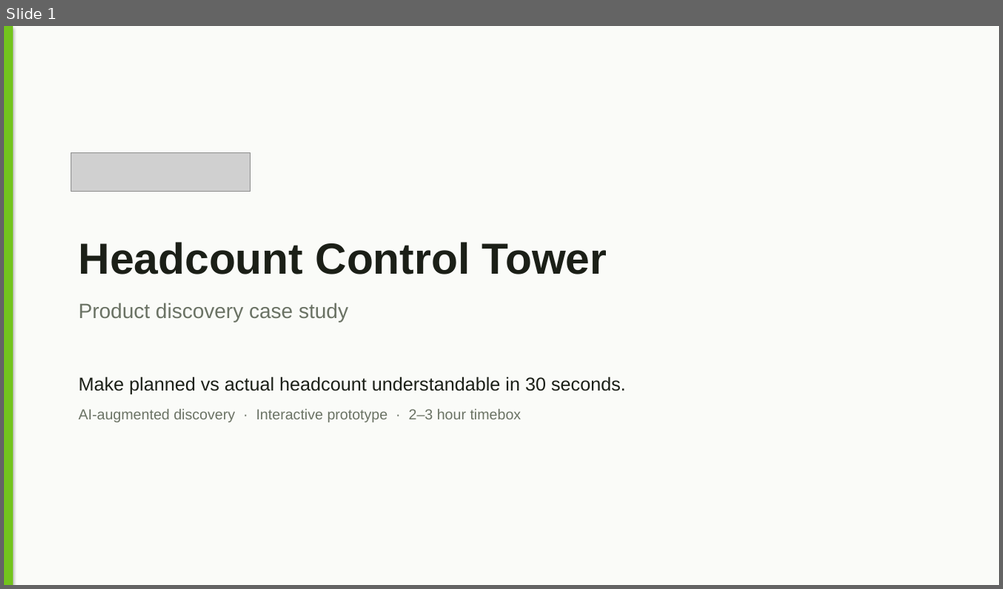
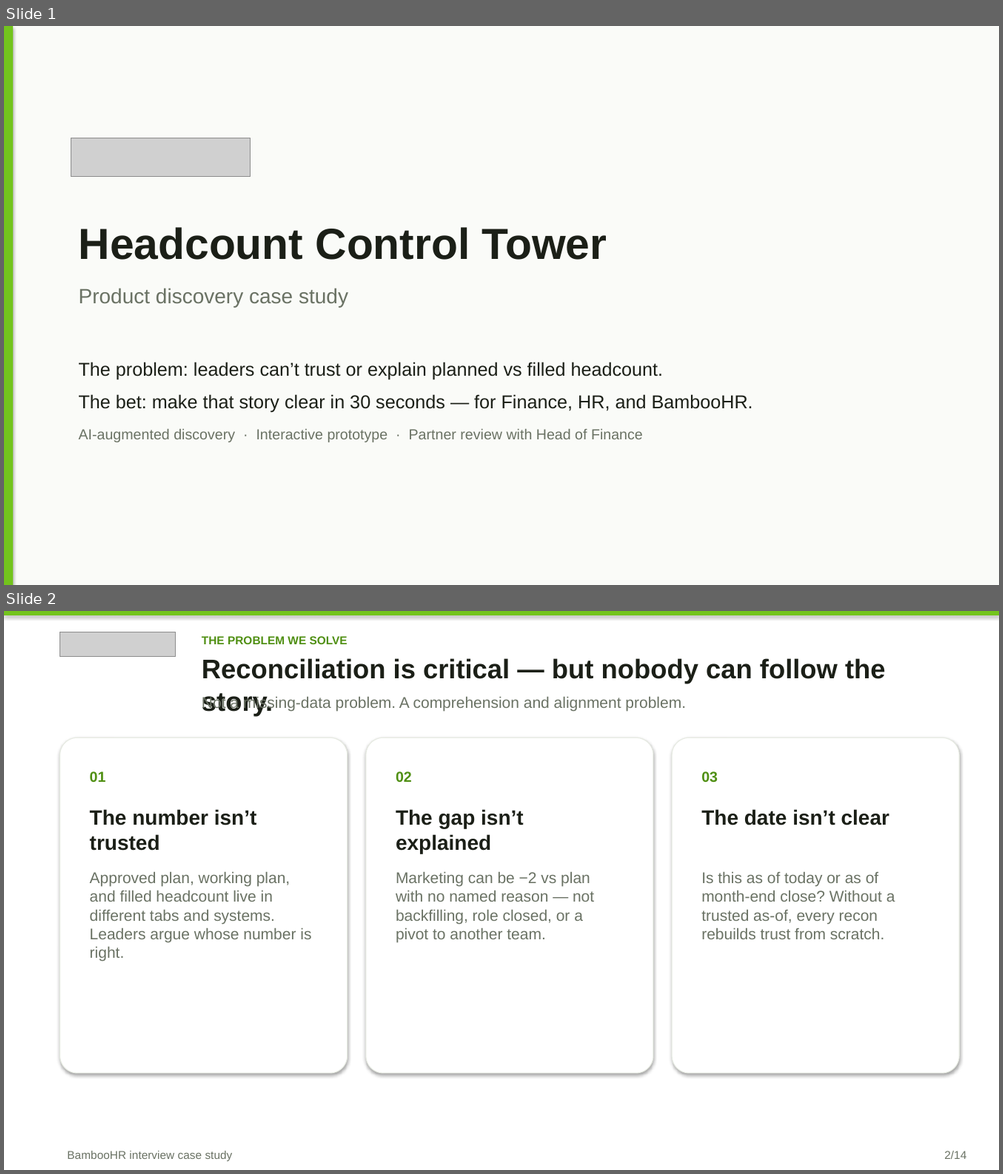
Before and after one commit to Brigdawg/Headcount-Reconciliation, a slide deck: deck/Headcount_Control_Tower_Case_Study.pptx. Shown one above the other, each under a label of ours: slide 1 before the commit, slides 1 and 2 after it. The pictures are 1003x589 and 1003x1174 pixels, drawn with LibreOffice and Linux fonts; fonts in the diff are those of the drawing; grey boxes stand for pictures. Boxes give left, top, right and bottom in pixels: in the first picture for what was removed or moved away, otherwise in the second. Text is boxed around its words. In the diff, an @@ line names an element or a change of style, - is before the commit and + after.

Commit message:
Strengthen deck around the problem, client value, and BambooHR value.
Add scrubbed “current spreadsheet” slide, clearer cross-functional process, and market stats focused on HR–Finance cohesion and recon time.

```diff
--- a/deck/Headcount_Control_Tower_Case_Study.pptx
+++ b/deck/Headcount_Control_Tower_Case_Study.pptx
@@ slide 2 added at <box>4,611,999,1170</box>, background #FFFFFF @@
@@ rectangle added at <box>4,611,999,615</box>, fill #73C41D @@
@@ picture added at <box>60,632,176,657</box> @@
@@ text added at <box>202,636,347,644</box>, 11 pt, text #4F8F12, bold @@
+THE PROBLEM WE SOLVE
@@ text added at <box>202,658,885,716</box>, 26 pt, text #1B1F17, bold @@
+Reconciliation is critical — but nobody can follow the story.
@@ text added at <box>202,696,686,712</box>, 15 pt, text #6A7264 @@
+Not a missing-data problem. A comprehension and alignment problem.
@@ rounded rectangle added at <box>60,738,347,1073</box>, fill #FFFFFF, outline #E6EAE1 0.75 pt @@
@@ rounded rectangle added at <box>366,738,653,1073</box>, fill #FFFFFF, outline #E6EAE1 0.75 pt @@
@@ rounded rectangle added at <box>671,738,959,1073</box>, fill #FFFFFF, outline #E6EAE1 0.75 pt @@
@@ text added at <box>90,772,106,782</box>, 14 pt, text #4F8F12, bold @@
+01
@@ text added at <box>395,772,412,783</box>, 14 pt, text #4F8F12, bold @@
+02
@@ text added at <box>701,772,717,783</box>, 14 pt, text #4F8F12, bold @@
+03
@@ text added at <box>90,809,257,851</box>, 20 pt, text #1B1F17, bold @@
+The number isn’t trusted
@@ text added at <box>395,809,523,854</box>, 20 pt, text #1B1F17, bold @@
+The gap isn’t explained
@@ text added at <box>701,809,889,826</box>, 20 pt, text #1B1F17, bold @@
+The date isn’t clear
@@ text added at <box>90,872,311,961</box>, 15 pt, text #6A7264 @@
+Approved plan, working plan, and filled headcount live in different tabs and systems. Leaders argue whose number is right.
@@ text added at <box>395,872,594,943</box>, 15 pt, text #6A7264 @@
+Marketing can be −2 vs plan with no named reason — not backfilling, role closed, or a pivot to another team.
@@ text added at <box>701,872,895,940</box>, 15 pt, text #6A7264 @@
+Is this as of today or as of month-end close? Without a trusted as-of, every recon rebuilds trust from scratch.
@@ text added at <box>67,1151,233,1162</box>, 11 pt, text #6A7264 @@
+BambooHR interview case study
@@ text added at <box>944,1151,966,1159</box>, 11 pt, text #6A7264 @@
+2/14
@@ slide 1 changed as well @@
@@ picture: place and size @@
-picture at <box>71,153,250,192</box>
+picture at <box>71,138,250,177</box>
@@ text "Headcount Control Tower": place and size @@
-text "Headcount Control Tower" at <box>79,242,607,322</box>
+text "Headcount Control Tower" at <box>79,227,607,307</box>
@@ text at <box>79,362,753,443</box>: text changed; size 14 to 18 pt; text colour #6A7264 to #1B1F17 @@
-Make planned vs actual headcount understandable in 30 seconds.
-AI-augmented discovery · Interactive prototype · 2–3 hour timebox
+The problem: leaders can’t trust or explain planned vs filled headcount.
+The bet: make that story clear in 30 seconds — for Finance, HR, and BambooHR.
+AI-augmented discovery · Interactive prototype · Partner review with Head of Finance
```
Also in this commit, not shown: 8 other slides changed, 4 other slides added, 4 slides removed, 3 other files.
